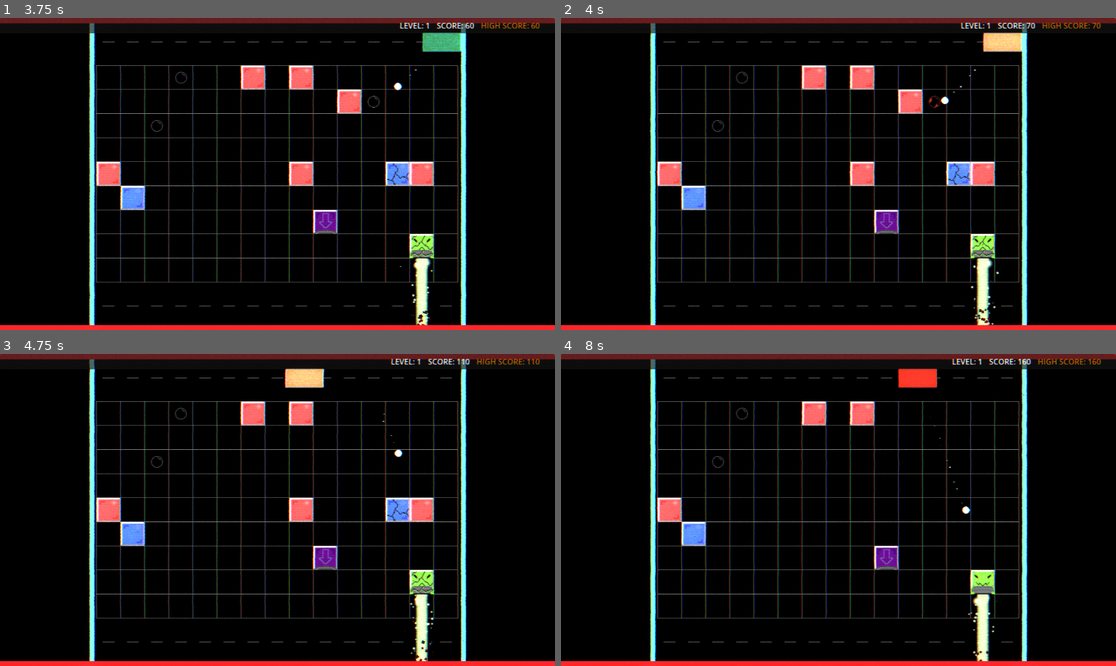
Above: before the commit, frames 1-4 (two rows, left to right).
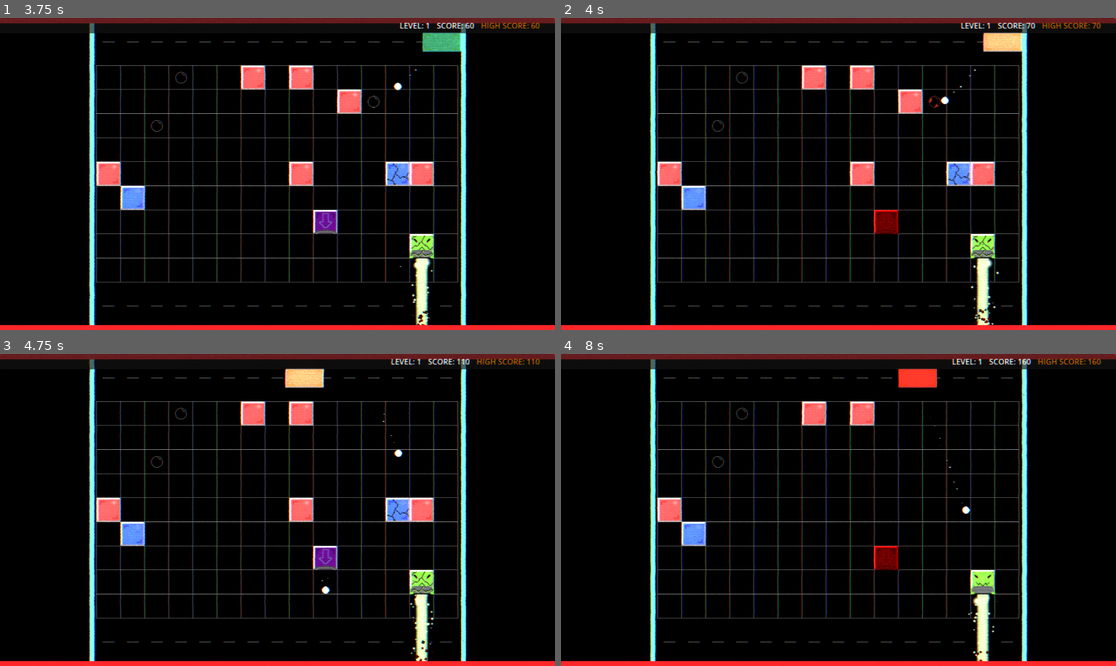
Above: after the commit, the same moments.

Repository: Nicheen/NotPong2025
Game: Godot game, scene res://scenes/menus/main_menu.tscn
Same seed, same stepped clock (60 frames per second), same inputs: the game is played once before the commit and once after it.
Inputs (mouse positions are in pixels of both pictures, inside the frame that each line leads up to):
- Up to frame 1 (3.75 s): click "START GAME" at 0.5 s; tap Enter (ui_accept) at 1.25, 1.52, 2.27 s; move the mouse to (399, 158) at 1.27 s; hold D (move_right) 1.28-2.03 s; click (399, 158) at 1.35 s; move the mouse to (166, 189) at 2.02 s; hold S (teleport_down) 2.03-2.78 s; tap Shift (dash) at 2.1 s; click (166, 189) at 2.3 s; move the mouse to (333, 105) at 2.77 s; hold D (move_right) 2.78-3.53 s; click (333, 105) at 2.85 s; move the mouse to (249, 236) at 3.52 s; hold W (teleport_up) from 3.53 s (still down); click (249, 236) at 3.6 s
- Up to frame 2 (4 s): keep holding W (teleport_up); tap Enter (ui_accept) at 3.77 s
- Up to frame 3 (4.75 s): move the mouse to (444, 556) at 4.27 s; release W (teleport_up) at 4.28 s; hold A (move_left) from 4.28 s (still down); hold Shift (dash) from 4.28 s (still down); tap Enter (ui_accept) at 4.52 s; click (444, 556) at 4.55 s
- Up to frame 4 (8 s): move the mouse to (672, 463) at 5.02 s; release Shift (dash) at 5.03 s; click (672, 463) at 5.1 s; tap Enter (ui_accept) at 5.27, 6.77, 7.52 s; move the mouse to (866, 510) at 5.77 s; release A (move_left) at 5.78 s; hold S (teleport_down) 5.78-6.53 s; click (866, 510) at 5.85 s; move the mouse to (755, 432) at 6.52 s; hold D (move_right) 6.53-7.28 s; tap Shift (dash) at 6.6 s; click (755, 432) at 6.8 s; move the mouse to (960, 494) at 7.27 s; hold W (teleport_up) from 7.28 s (still down); click (960, 494) at 7.35 s

Frame 1 is identical in both runs. In frame 2, 0.4% of the frame differs, in the area x 56-62%, y 61-70%; in frame 3, less than 0.1%; in frame 4, 0.4%.

Commit message:
Dropper block projectile + Boss1 movement

Diff:
--- a/NOTPONG/scenes/main.tscn
+++ b/NOTPONG/scenes/main.tscn
@@ -143,6 +143,8 @@
 
 [node name="Main" type="Node2D"]
 script = ExtResource("1_elqb8")
+play_area_size = null
+play_area_center = null
 
 [node name="Background" type="Sprite2D" parent="."]
 z_index = -10
--- a/NOTPONG/scenes/obj/blocks/block_dropper.gd
+++ b/NOTPONG/scenes/obj/blocks/block_dropper.gd
@@ -2,8 +2,12 @@
 
 # Enemy settings
 @export var max_health: int = 20
-@export var score_value: int = 20  # Points awarded when killed
+@export var score_value: int = 20
 @export var enemy_type: String = "basic"
+@export var projectile_scene: PackedScene = load("res://scenes/obj/Projectile.tscn")
+@export var projectile_speed: float = 200.0
+@export var shoot_interval: float = 4.0  # Time between drops
+@export var warning_time: float = 1.5    # Warning time before drop
 
 # Visual settings
 @onready var sprite: Sprite2D = $Sprite2D
@@ -13,9 +17,17 @@
 var normal_texture: Texture2D
 var cracked_texture: Texture2D
 
+# Shooting system
+var shoot_timer: float = 0.0
+var warning_timer: float = 0.0
+var is_warning_active: bool = false
+var warning_blink_speed: float = 0.5  # Start blink speed
+var last_blink_time: float = 0.0
+var sprite_visible: bool = true
+
 # Regeneration settings
-@export var regeneration_delay: float = 3.0  # Time before regeneration starts
-@export var regeneration_pulse_time: float = 1.0  # Time spent pulsing before healing
+@export var regeneration_delay: float = 3.0
+@export var regeneration_pulse_time: float = 1.0
 
 # Internal variables
 var current_health: int
@@ -36,7 +48,7 @@
 	# Set up enemy
 	current_health = max_health
 
-	# Set collision layer for enemy (let's use layer 5)
+	# Set collision layer for enemy (layer 5)
 	collision_layer = 16  # Layer 5 (2^4 = 16)
 	collision_mask = 2    # Can be hit by projectiles (layer 2)
 
@@ -59,6 +71,112 @@
 		if regeneration_timer >= regeneration_delay:
 			start_regeneration()
 
+	# Handle shooting timing
+	shoot_timer += delta
+
+	# Check if we should start warning
+	if not is_warning_active and shoot_timer >= (shoot_interval - warning_time):
+		start_warning()
+
+	# Handle warning blinks
+	if is_warning_active and not is_regenerating:
+		handle_warning_blinks(delta)
+
+	# Check if we should drop projectile
+	if shoot_timer >= shoot_interval:
+		drop_projectile()
+
+func start_warning():
+	"""Start the warning indicator before dropping projectile"""
+	is_warning_active = true
+	warning_timer = 0.0
+	warning_blink_speed = 0.5  # Start slow
+	print("Warning started - projectile dropping in ", warning_time, " seconds!")
+
+func handle_warning_blinks(delta):
+	"""Handle the accelerating blink effect"""
+	warning_timer += delta
+
+	# Calculate how far through the warning we are (0.0 to 1.0)
+	var warning_progress = warning_timer / warning_time
+
+	# Accelerate blink speed as we get closer to drop time
+	# Start at 0.5 seconds, end at 0.1 seconds
+	var current_blink_speed = lerp(0.5, 0.1, warning_progress)
+
+	# Handle blinking
+	last_blink_time += delta
+	if last_blink_time >= current_blink_speed:
+		toggle_sprite_visibility()
+		last_blink_time = 0.0
+
+func toggle_sprite_visibility():
+	"""Toggle sprite color for warning effect - red pulsing like regeneration"""
+	if not sprite or is_regenerating:
+		return
+
+	sprite_visible = !sprite_visible
+
+	if sprite_visible:
+		sprite.modulate = Color.RED  # Red warning
+	else:
+		sprite.modulate = original_color  # Normal color
+
+func stop_warning():
+	"""Stop the warning effect and restore normal appearance"""
+	is_warning_active = false
+	warning_timer = 0.0
+	sprite_visible = true
+
+	if sprite and not is_regenerating:
+		sprite.modulate = original_color
+
+func drop_projectile():
+	"""Drop a projectile straight down"""
+	if is_dead:
+		return
+
+	print("Dropping projectile!")
+
+	# Stop warning effect
+	stop_warning()
+
+	# Reset shoot timer
+	shoot_timer = 0.0
+
+	# Create projectile
+	var projectile = projectile_scene.instantiate()
+
+	# Position it just below the block dropper
+	var spawn_position = global_position + Vector2(0, 40)
+	projectile.global_position = spawn_position
+
+	# Add to scene first
+	get_tree().current_scene.add_child(projectile)
+
+	# Wait one frame then initialize
+	await get_tree().process_frame
+
+	# Initialize projectile to move straight down (enemy projectile)
+	var drop_direction = Vector2(0, 1)  # Straight down
+	projectile.initialize(drop_direction, projectile_speed, Vector2.ZERO, Vector2.ZERO, false)
+
+	# CRITICAL FIX: Remove auto-destroy timer and disable bounce limits
+	if projectile.has_method("disable_auto_destroy"):
+		projectile.disable_auto_destroy()
+	else:
+		# Manual fix - find and remove the timer
+		for child in projectile.get_children():
+			if child is Timer:
+				child.queue_free()
+				print("Removed auto-destroy timer from enemy projectile")
+
+	# Also disable bounce limit and boundary destruction
+	if projectile.collision_handler:
+		projectile.collision_handler.max_bounces = 3
+
+	print("Projectile dropped successfully with no time limit")
+
 func take_damage(damage: int):
 	if is_dead:
 		return
@@ -72,7 +190,7 @@
 	if not has_been_damaged and current_health < max_health:
 		change_to_cracked_sprite()
 		has_been_damaged = true
-		regeneration_timer = 0.0  # Start regeneration timer
+		regeneration_timer = 0.0
 
 	# Stop any ongoing regeneration
 	if is_regenerating:
@@ -91,7 +209,6 @@
 	if current_health <= 0:
 		die()
 
-# NEW: Silent damage method for laser kills (no score awarded)
 func take_laser_damage(damage: int):
 	"""Take damage from laser without awarding score when destroyed"""
 	if is_dead:
@@ -106,7 +223,7 @@
 	if not has_been_damaged and current_health < max_health:
 		change_to_cracked_sprite()
 		has_been_damaged = true
-		regeneration_timer = 0.0  # Start regeneration timer
+		regeneration_timer = 0.0
 
 	# Stop any ongoing regeneration
 	if is_regenerating:
@@ -117,9 +234,6 @@
 
 	# Visual damage feedback
 	show_damage_effect()
-
-	# DON'T emit hit signal - no score for laser damage
-	# block_dropper_hit.emit(damage)  # Commented out to prevent score
 
 	# Check if dead - but call the silent death method
 	if current_health <= 0:
@@ -136,16 +250,17 @@
 func die():
 	if is_dead:
 		return
-
 	is_dead = true
 	print("Block Dropper died! Awarding ", score_value, " points")
 
+	# Stop any warning effects
+	stop_warning()
+
 	# Emit death signal with score
 	block_dropper_died.emit(score_value)
 
 	play_death_effect()
 
-# NEW: Silent death method (no score awarded)
 func die_silently():
 	"""Die without awarding score - used for laser kills"""
 	if is_dead:
@@ -154,8 +269,10 @@
 	is_dead = true
 	print("Block Dropper destroyed by laser (no score awarded)")
 
-	# VIKTIG FIX: Skicka ändå signal så att enemies_killed räknaren uppdateras
-	# Vi skickar 0 poäng istället för score_value
+	# Stop any warning effects
+	stop_warning()
+
+	# Send signal with 0 points so enemies_killed counter still updates
 	block_dropper_died.emit(0)
 
 	play_death_effect()
@@ -167,12 +284,22 @@
 	# Don't show damage effect if regenerating (green pulse takes priority)
 	if is_regenerating:
 		return
+
+	# Temporarily stop warning effect for damage flash
+	var was_warning = is_warning_active
+	if was_warning:
+		stop_warning()
 
 	# Flash red when hit
 	var tween = create_tween()
 	tween.tween_property(sprite, "modulate", Color.RED, 0.1)
 	tween.tween_property(sprite, "modulate", original_color, 0.1)
 
+	# Resume warning if it was active
+	if was_warning:
+		await tween.finished
+		start_warning()
+
 func play_death_effect():
 	if not sprite:
 		queue_free()
@@ -187,7 +314,7 @@
 
 	# Super fast effect - only 0.1 seconds
 	var tween = create_tween()
-	tween.set_parallel(true)  # Allow parallel animations
+	tween.set_parallel(true)
 
 	# Shrink the scale
 	tween.tween_property(sprite, "scale", Vector2.ZERO, 0.1)
@@ -215,7 +342,7 @@
 
 # Method called when projectile hits this enemy
 func _on_projectile_hit():
-	take_damage(10)  # Default damage from projectiles
+	take_damage(10)
 
 # Regeneration system functions
 func start_regeneration():
@@ -225,6 +352,11 @@
 
 	is_regenerating = true
 	print("Starting regeneration - pulsing green for ", regeneration_pulse_time, " seconds")
+
+	# Stop warning effect during regeneration
+	var was_warning = is_warning_active
+	if was_warning:
+		stop_warning()
 
 	# Start green pulsing effect
 	regeneration_tween = create_tween()
--- a/NOTPONG/scripts/main.gd
+++ b/NOTPONG/scripts/main.gd
@@ -825,6 +825,7 @@
 			print("✗ No block found at adjacent position: ", check_position)
 
 	print("Total blocks damaged by explosion: ", blocks_damaged)
+
 
 func find_closest_grid_position(position: Vector2, x_positions: Array, y_positions: Array) -> Vector2:
 	"""Find the closest valid grid position to the given position"""
--- a/NOTPONG/scripts/obj/bosses/boss_1.gd
+++ b/NOTPONG/scripts/obj/bosses/boss_1.gd
@@ -40,6 +40,16 @@
 var activate_armour_timer: float = 0.0
 
 
+var spawn_position: Vector2  # Where boss spawned
+var movement_timer: float = 0.0
+var movement_speed: float = 0.4  # 5x långsammare (var 2.0, nu 0.4)
+var current_pattern: String = "horizontal_eight"  # "horizontal_eight" or "vertical_eight"
+var pattern_loop_count: int = 0
+var is_moving: bool = true
+
+# Movement boundaries (from spawn position)
+var max_horizontal_range: float = 150.0  # 150 pixels left/right
+var max_vertical_range: float = 100.0    # 100 pixels up/down
 # Signals
 signal boss_died(score_points: int)
 signal boss_hit(damage: int)
@@ -51,7 +61,14 @@
 	# Set collision layer for enemy (let's use layer 5)
 	collision_layer = 16  # Layer 5 (2^4 = 16)
 	collision_mask = 2    # Can be hit by projectiles (layer 2)
-
+	spawn_position = global_position
+
+	# Choose random starting pattern
+	var patterns = ["horizontal_eight", "vertical_eight"]
+	current_pattern = patterns[randi() % 2]
+
+	# Choose random starting direction within pattern
+	movement_timer = randf() * TAU  # Random point in the pattern cycle
 	# Store original sprite color
 	if sprite:
 		original_color = sprite.modulate
@@ -81,14 +98,19 @@
 	await tween.finished
 
 	is_transitioning = false
+	pause_movement()
 	armour_active = false
 	update_sprite()
+	resume_movement()
+
 	print("🛡️ ARMOURED MODE DEACTIVATED")
 
 
 
 func _physics_process(delta):
 	# Handle armoured mode timing
+	if not is_dead and is_moving and not is_transitioning:
+		update_movement_pattern(delta)
 	if armour_active and not is_transitioning:
 		armour_timer += delta
 		if armour_timer >= armour_duration:
@@ -126,6 +148,7 @@
 		health_bar.value = current_health
 	if current_health <= 0:
 		die()
+		is_moving = false
 
 	# Update sprite
 	update_sprite()
@@ -134,6 +157,68 @@
 	show_damage_effect()
 	if current_health % 50 == 0:
 		activate_armoured_mode()
+
+func update_movement_pattern(delta):
+	"""Update boss movement in figure-8 patterns"""
+	movement_timer += delta * movement_speed
+
+	# Check if we completed a full loop (2π radians)
+	if movement_timer >= TAU:
+		movement_timer = 0.0  # Reset to 0 för smooth transition
+		pattern_loop_count += 1
+		switch_movement_pattern()
+
+	# Calculate position based on current pattern
+	var new_position = calculate_pattern_position()
+
+	# Smooth movement - använd move_toward för jämn övergång
+	var movement_step = 200.0 * delta  # Pixels per second movement speed
+	global_position = global_position.move_toward(new_position, movement_step)
+
+func calculate_pattern_position() -> Vector2:
+	"""Calculate position based on current movement pattern"""
+	var x_offset: float
+	var y_offset: float
+
+	match current_pattern:
+		"horizontal_eight":
+			# Liggande åtta (∞) - horizontal figure-8
+			x_offset = sin(movement_timer) * max_horizontal_range
+			y_offset = sin(movement_timer * 2) * max_vertical_range * 0.5  # Halverad höjd
+
+		"vertical_eight":
+			# Stående åtta (8) - vertical figure-8
+			x_offset = sin(movement_timer * 2) * max_horizontal_range * 0.5  # Halverad bredd
+			y_offset = sin(movement_timer) * max_vertical_range
+
+		_:
+			x_offset = 0
+			y_offset = 0
+
+	return spawn_position + Vector2(x_offset, y_offset)
+
+func switch_movement_pattern():
+	"""Switch between horizontal and vertical figure-8 patterns"""
+	# Switch pattern
+	if current_pattern == "horizontal_eight":
+		current_pattern = "vertical_eight"
+	else:
+		current_pattern = "horizontal_eight"
+
+	# Add small random offset for variation (inte för stor för smooth transition)
+	movement_timer = randf() * 0.5  # Bara liten variation
+
+	print("🔄 Boss switching to ", current_pattern, " pattern (Loop ", pattern_loop_count, ")")
+
+func pause_movement():
+	"""Pause movement (useful during armoured transitions)"""
+	is_moving = false
+	print("⏸️ Boss movement paused")
+
+func resume_movement():
+	"""Resume movement"""
+	is_moving = true
+	print("▶️ Boss movement resumed")
 
 func show_armour_block_effect():
 	"""Blue flash when armour blocks"""
@@ -186,6 +271,7 @@
 
 func activate_armoured_mode():
 	"""Simple armoured mode activation"""
+
 	if armour_active or is_transitioning:
 		return
 
@@ -198,6 +284,7 @@
 	print("   Rotating from ", sprite.rotation_degrees, " to ", armour_rotation)
 
 	is_transitioning = true
+	pause_movement()
 	var tween = create_tween()
 	tween.tween_property(sprite, "rotation_degrees", armour_rotation, 0.25)
 
@@ -210,6 +297,7 @@
 	collision_layer = 8  # Wall layer for bouncing projectiles
 
 	update_sprite()
+	resume_movement()
 	print("🛡️ ARMOURED MODE ACTIVE - Collision layer: ", collision_layer)
 
 func die():
@@ -270,6 +358,17 @@
 	await tween.finished
 	queue_free()
 
+func get_movement_info() -> Dictionary:
+	"""Get movement state info for debugging"""
+	return {
+		"current_pattern": current_pattern,
+		"movement_timer": movement_timer,
+		"pattern_loop_count": pattern_loop_count,
+		"is_moving": is_moving,
+		"spawn_position": spawn_position,
+		"current_position": global_position,
+		"target_position": calculate_pattern_position()
+	}
 func get_health() -> int:
 	return current_health
 
Not shown: 1 places in NOTPONG/scenes/obj/Enemy.tscn that only renumber resources
Not shown: 1 places in NOTPONG/scenes/obj/Player.tscn that only renumber resources
Not shown: 1 places in NOTPONG/scenes/obj/Projectile.tscn that only renumber resources
